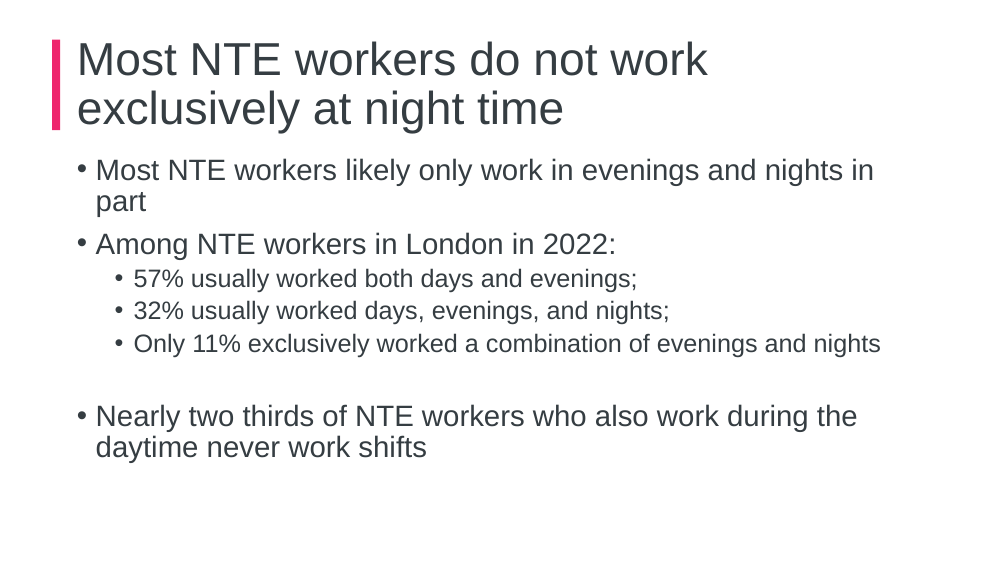
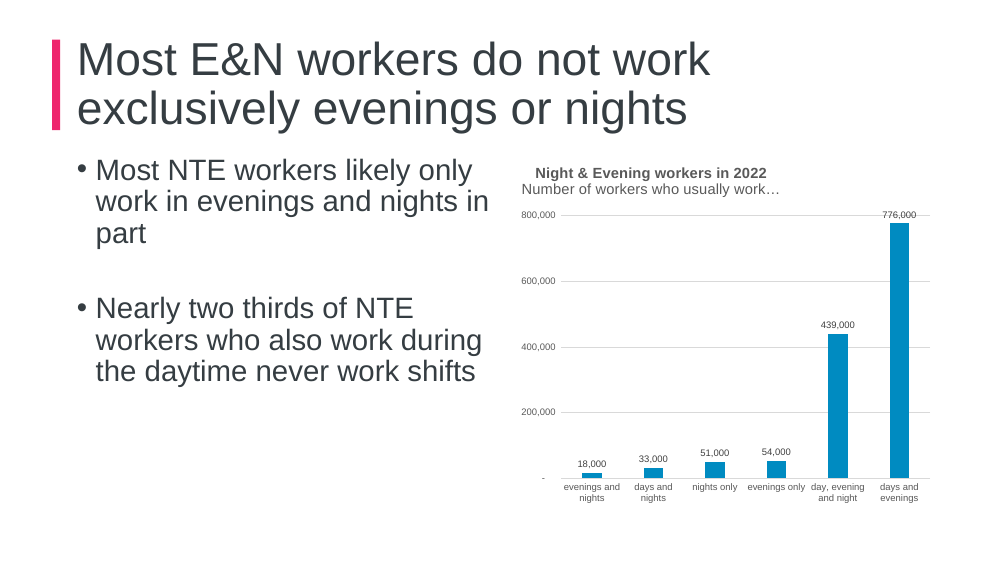
Before and after one commit to ammar-gla/NTE, a slide deck: slide 5 of Non-R/NTE Presentation, GLAE (DRAFT).pptx. Drawn at 1008x567 pixels with LibreOffice and Linux fonts; fonts in the diff are those of the drawing; background and template pictures are left out. Boxes give left, top, right and bottom in pixels: in the first picture for what was removed or moved away, otherwise in the second. Text is boxed around its words. In the diff, an @@ line names an element or a change of style, - is before the commit and + after.

```diff
--- a/Non-R/NTE Presentation, GLAE (DRAFT).pptx
+++ b/Non-R/NTE Presentation, GLAE (DRAFT).pptx
@@ title at [77,41,711,134]: text changed @@
-Most NTE workers do not work exclusively at night time
+Most E&N workers do not work exclusively evenings or nights
@@ column chart added at [510,151,939,511] @@
+title "Night & Evening workers in 2022 Number of workers who usually work… "
+categories: evenings and nights, days and nights, nights only, evenings only, day, evening and night, days and evenings
+Series 1: 18000, 33000, 51000, 54000, 439000, 776000
@@ text at [96,232,881,358]: paragraphs removed @@
-• Among NTE workers in London in 2022:
-  • 57% usually worked both days and evenings;
-  • 32% usually worked days, evenings, and nights;
-  • Only 11% exclusively worked a combination of evenings and nights
```
Also in this commit, not shown: 2 other slides changed, 3 slides removed, 6 other files.
